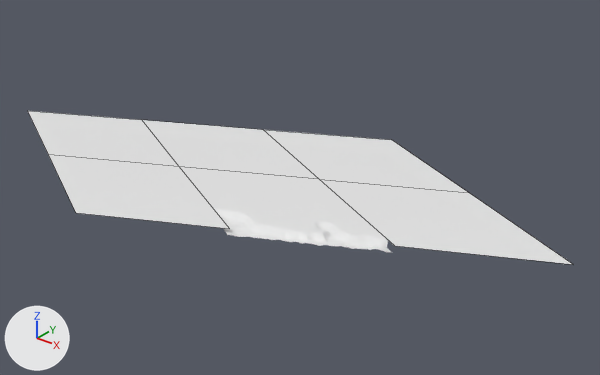
The FBX model Assets/_Art/3D/MDL_GroundPlane.fbx, before and after one commit.
Rendered twice from a camera (50 mm lens) standing at (8.32, -9.77, 6.5) and looking at (-0.39, 1.13, -0.25). Every picture has the same lights, and +X, +Y and +Z are marked at lower left. Mesh edges are drawn as thin lines on the coarser meshes. Where no turn or scale is listed for an object, it has been applied to the vertices.

The scene before the commit, as lines of its bpy script (objects in view):
```python
me_plane_002 = bpy.data.meshes.new('Plane.002')
me_plane_002.from_pydata(...)  # 16796 vertices, 16532 faces; spans x -2.41..2.41, y -1.26..1.21, z -0.11..0.0
me_plane_002.materials.append(mat_mt_map)  # white #e7e7e7
me_plane_006 = bpy.data.meshes.new('Plane.006')
me_plane_006.from_pydata(...)  # 12 vertices, 5 faces; spans x -7.2..4.81, y -2.4..3.62, z 0.0
me_plane_006.materials.append(mat_mt_map)  # white #e7e7e7
ob_sm_ground = bpy.data.objects.new('SM_Ground', me_plane_002)
ob_sm_ground.location = (0.0, 0.0, 0.0)
ob_sm_mount = bpy.data.objects.new('SM_Mount', me_plane_006)
ob_sm_mount.location = (0.0, 0.0, 0.0)
```
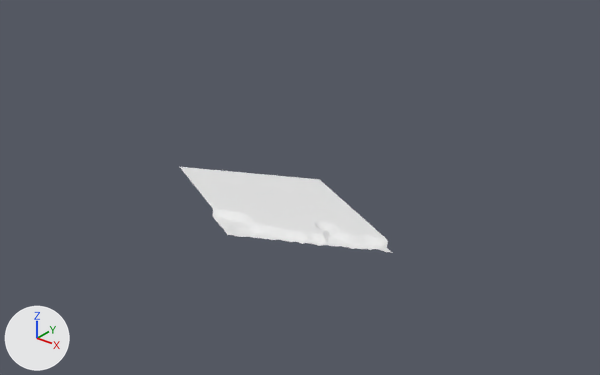
The newer file is also rescaled (x11.49), turned or shifted as a whole; pictures and numbers use the older file's frame.

The change, as a diff of the scene's bpy script:
```diff
--- a/Assets/_Art/3D/MDL_GroundPlane.fbx.py
+++ b/Assets/_Art/3D/MDL_GroundPlane.fbx.py
@@ ob_sm_mount @@
-ob_sm_mount = bpy.data.objects.new('SM_Mount', me_plane_006)
-ob_sm_mount.location = (0.0, 0.0, 0.0)
```

Location of each change, [x1, y1, x2, y2] in pixels of the pictures (600 x 375 px):
'SM_Mount', deleted: before [28, 111, 574, 265]
